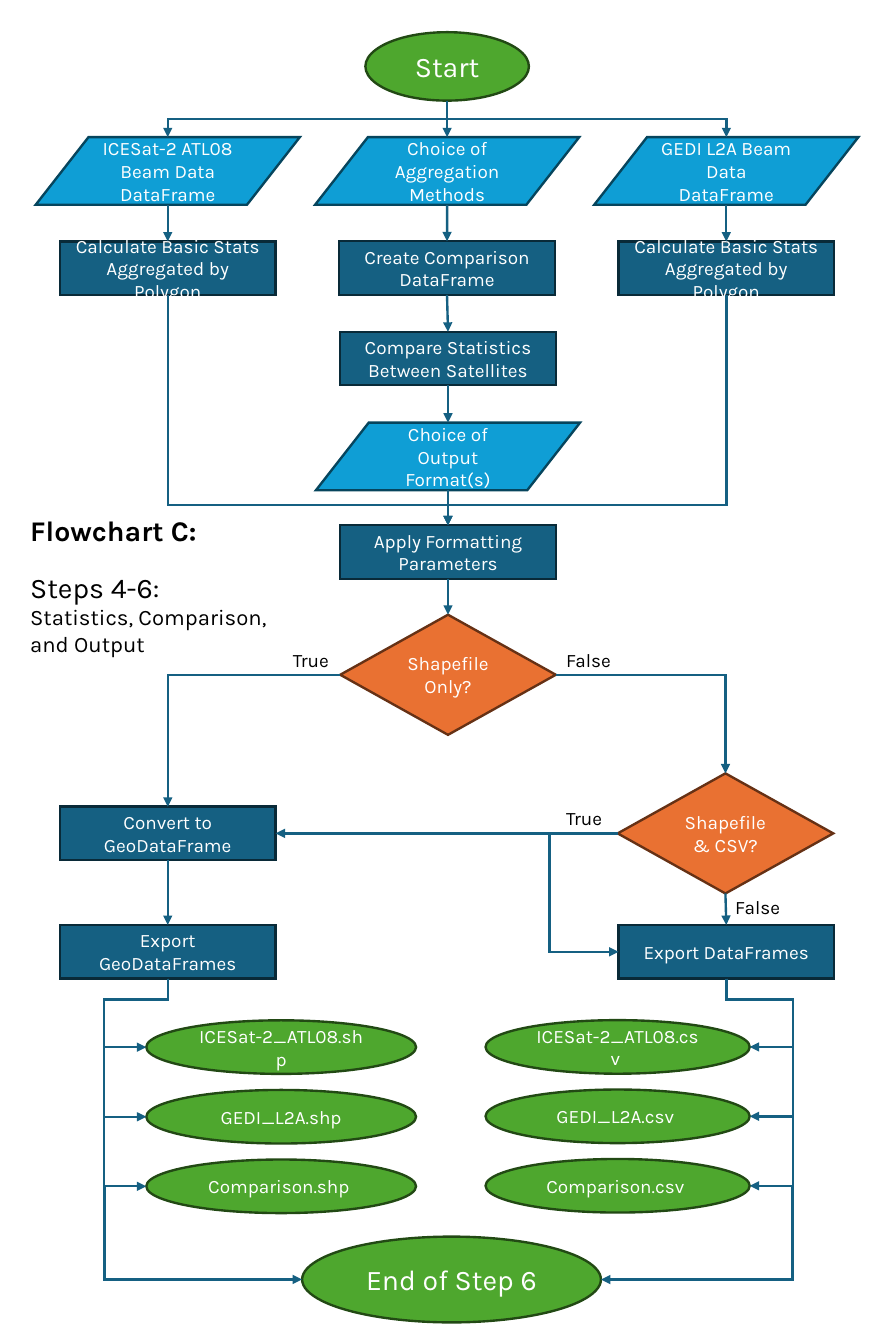
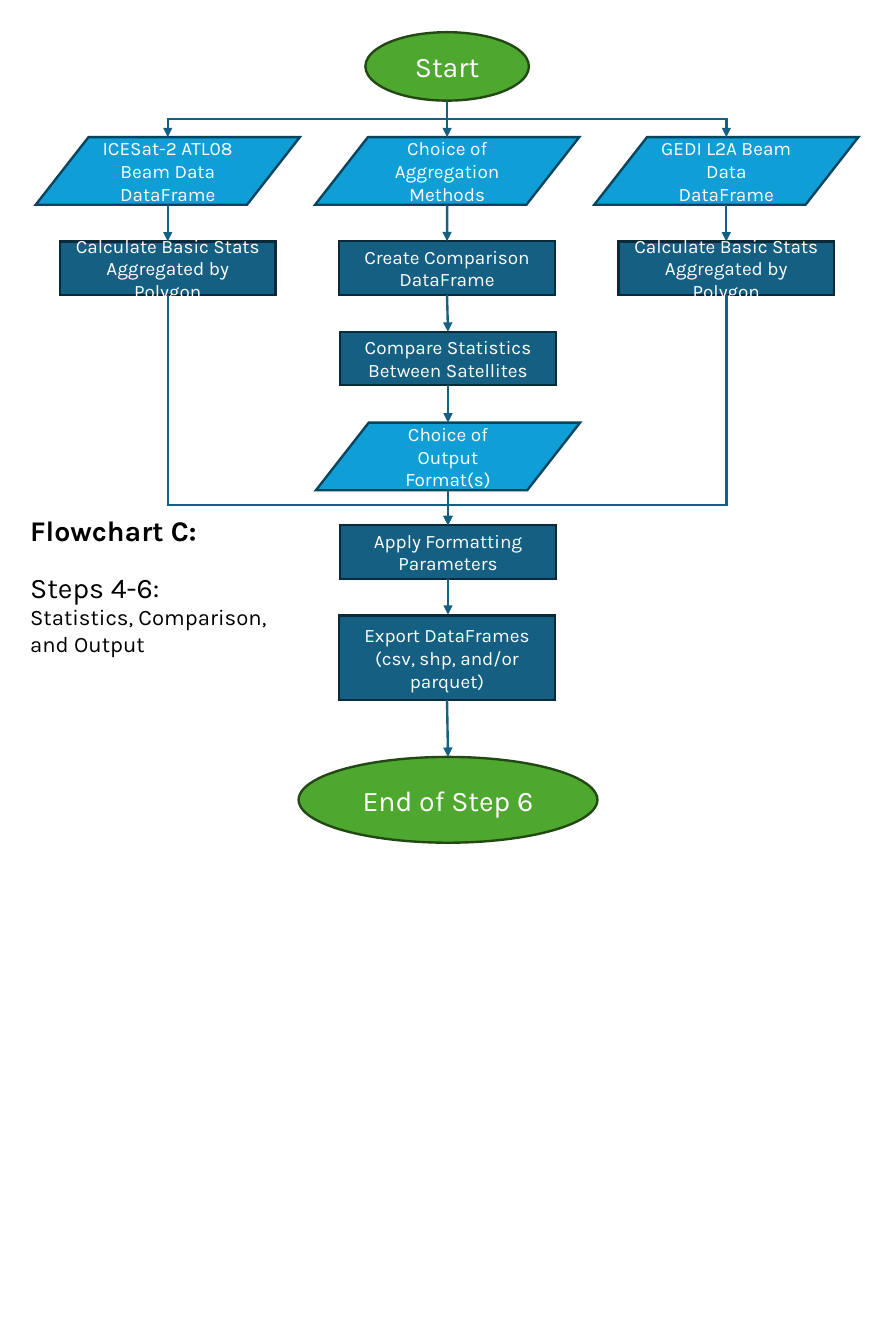
Before and after one commit to GEOM4009/PeatLidar, a slide deck: slide 3 of flowchart.pptx. Drawn at 896x1344 pixels with LibreOffice and Linux fonts; fonts in the diff are those of the drawing. Boxes give left, top, right and bottom in pixels: in the first picture for what was removed or moved away, otherwise in the second. Text is boxed around its words. In the diff, an @@ line names an element or a change of style, - is before the commit and + after.

```diff
--- a/flowchart.pptx
+++ b/flowchart.pptx
@@ rectangle "Export DataFrames": place and size @@
-rectangle "Export DataFrames" at <box>619,926,835,979</box>
+rectangle "Export DataFrames" at <box>339,616,554,700</box>
@@ diamond removed at <box>340,615,556,735</box> @@
-Shapefile Only?
@@ text removed at <box>293,655,329,668</box> @@
-True
@@ text in rectangle at <box>375,651,518,693</box>: paragraph added @@
+(csv, shp, and/or parquet)
@@ text removed at <box>566,654,611,668</box> @@
-False
@@ elbow arrow removed from (340, 675) to (167, 807) @@
@@ elbow arrow removed from (556, 675) to (725, 774) @@
@@ arrow moved from (167, 861) - (167, 926) to (447, 700) - (449, 757) @@
@@ ellipse "End of Step 6": place and size @@
-ellipse "End of Step 6" at <box>302,1238,601,1323</box>
+ellipse "End of Step 6" at <box>298,757,598,842</box>
@@ diamond removed at <box>618,774,833,895</box> @@
-Shapefile & CSV?
@@ rectangle removed at <box>60,807,276,861</box> @@
-Convert to GeoDataFrame
@@ elbow arrow removed from (618, 833) to (276, 833) @@
@@ elbow arrow removed from (618, 833) to (619, 952) @@
@@ text removed at <box>566,813,602,826</box> @@
-True
@@ arrow removed from (725, 894) to (726, 926) @@
@@ rectangle removed at <box>60,926,276,979</box> @@
-Export GeoDataFrames
@@ text removed at <box>735,901,780,915</box> @@
-False
@@ elbow arrow removed from (167, 979) to (147, 1047) @@
@@ elbow arrow removed from (167, 979) to (147, 1117) @@
@@ elbow arrow removed from (167, 979) to (147, 1187) @@
@@ elbow arrow removed from (726, 979) to (750, 1047) @@
@@ elbow arrow removed from (726, 979) to (750, 1117) @@
@@ elbow arrow removed from (726, 979) to (750, 1186) @@
@@ ellipse removed at <box>147,1021,417,1075</box> @@
-ICESat-2_ATL08.shp
@@ ellipse removed at <box>486,1020,750,1074</box> @@
-ICESat-2_ATL08.csv
@@ ellipse removed at <box>147,1091,417,1144</box> @@
-GEDI_L2A.shp
@@ ellipse removed at <box>486,1090,750,1143</box> @@
-GEDI_L2A.csv
@@ ellipse removed at <box>147,1160,417,1214</box> @@
-Comparison.shp
@@ ellipse removed at <box>486,1160,750,1214</box> @@
-Comparison.csv
@@ elbow arrow removed from (105, 1187) to (302, 1280) @@
@@ elbow arrow removed from (791, 1186) to (601, 1280) @@
```
Also in this commit, not shown: 1 other slide changed, 6 other files.
